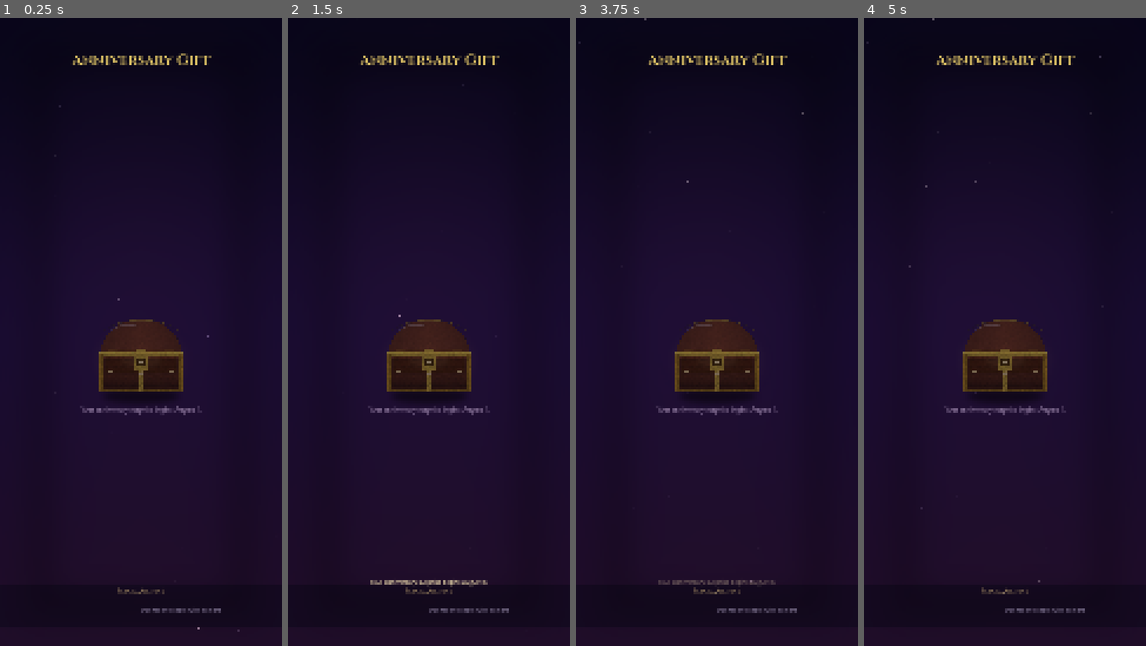
Above: before the commit, frames 1-4 (left to right).
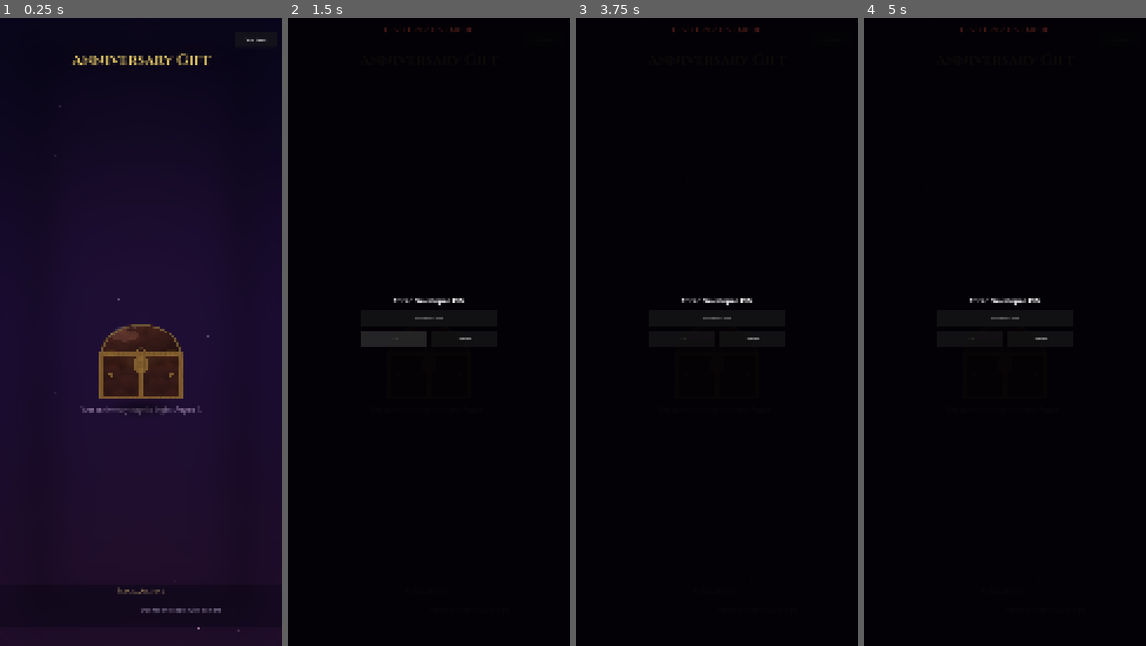
Above: after the commit, the same moments.

Repository: rgarn023/AnniversaryGift
Game: Godot game, scene res://scenes/Main.tscn
The game is run twice, just before and just after one commit, with the same random seed, the same clock (stepped at 60 frames per second) and the same inputs.
Inputs (mouse positions are in pixels of both pictures, inside the frame that each line leads up to):
- Up to frame 1 (0.25 s): no input
- Up to frame 2 (1.5 s): click (544, 43) at 0.5 s, where only the run after the commit has a clickable "Test Dates"; click (395, 338) at 1.25 s, where only the run after the commit has a clickable "OK"
- Up to frame 3 (3.75 s): click (683, 338) at 2 s, where only the run after the commit has a clickable "OK"; click (717, 357) at 2.75 s; click (717, 357) at 3.5 s
- Up to frame 4 (5 s): click (1120, 43) at 4.25 s, where only the run after the commit has a clickable "Test Dates"

The runs differ from the first frame. In frame 1, 1.3% of the frame differs, in the area x 35-95%, y 3-63%; in frame 2, 82%; in frame 3, 83%, in the area x 0-100%, y 0-100%; in frame 4, 83%.

Commit message:
Fix scroll text clipping, art quality, and date testing
- Clip and wrap message text inside the parchment with RichTextLabel
- Regenerate more realistic chest/scroll materials and lighting
- Add Test Dates button plus on-screen Prev/Next day simulator

Co-authored-by: rgarn023 <rgarn023@users.noreply.github.com>

Diff:
--- a/scripts/main.gd
+++ b/scripts/main.gd
@@ -25,6 +25,10 @@
 var _poll_timer: float = 0.0
 var _sparkle_trail: CPUParticles2D
 var _status_toast: Label
+var _date_bar: HBoxContainer
+var _date_label: Label
+var _test_btn: Button
+var _title_press_time: float = -1.0
 
 
 func _ready() -> void:
@@ -191,6 +195,59 @@
 	_status_toast.modulate.a = 0.0
 	add_child(_status_toast)
 
+	# Small always-available entry to date testing (PIN protected).
+	_test_btn = Button.new()
+	_test_btn.text = "Test Dates"
+	_test_btn.tooltip_text = "Open date simulator (PIN required)"
+	_test_btn.focus_mode = Control.FOCUS_NONE
+	_test_btn.custom_minimum_size = Vector2(160, 56)
+	_test_btn.set_anchors_preset(Control.PRESET_TOP_RIGHT)
+	_test_btn.position = Vector2(-180, 56)
+	_test_btn.size = Vector2(160, 56)
+	_test_btn.z_index = 26
+	_test_btn.pressed.connect(func() -> void: _developer.prompt_pin())
+	add_child(_test_btn)
+
+	# On-screen date simulator shown while developer mode is active.
+	_date_bar = HBoxContainer.new()
+	_date_bar.visible = false
+	_date_bar.z_index = 27
+	_date_bar.set_anchors_preset(Control.PRESET_CENTER_TOP)
+	_date_bar.position = Vector2(-420, 96)
+	_date_bar.size = Vector2(840, 72)
+	_date_bar.add_theme_constant_override("separation", 12)
+	_date_bar.alignment = BoxContainer.ALIGNMENT_CENTER
+	add_child(_date_bar)
+
+	var prev_btn := Button.new()
+	prev_btn.text = "◀ Prev Day"
+	prev_btn.custom_minimum_size = Vector2(180, 64)
+	prev_btn.focus_mode = Control.FOCUS_NONE
+	prev_btn.pressed.connect(_on_prev_day)
+	_date_bar.add_child(prev_btn)
+
+	_date_label = Label.new()
+	_date_label.horizontal_alignment = HORIZONTAL_ALIGNMENT_CENTER
+	_date_label.vertical_alignment = VERTICAL_ALIGNMENT_CENTER
+	_date_label.custom_minimum_size = Vector2(260, 64)
+	_date_label.add_theme_color_override("font_color", Color(1.0, 0.85, 0.45))
+	_date_label.add_theme_font_size_override("font_size", 26)
+	_date_bar.add_child(_date_label)
+
+	var next_btn := Button.new()
+	next_btn.text = "Next Day ▶"
+	next_btn.custom_minimum_size = Vector2(180, 64)
+	next_btn.focus_mode = Control.FOCUS_NONE
+	next_btn.pressed.connect(_on_next_day)
+	_date_bar.add_child(next_btn)
+
+	var more_btn := Button.new()
+	more_btn.text = "More…"
+	more_btn.custom_minimum_size = Vector2(120, 64)
+	more_btn.focus_mode = Control.FOCUS_NONE
+	more_btn.pressed.connect(func() -> void: _developer.open_panel())
+	_date_bar.add_child(more_btn)
+
 
 func _build_modals() -> void:
 	_scroll_viewer = ScrollViewer.new()
@@ -239,6 +296,12 @@
 	if _poll_timer >= DATE_POLL_SECONDS:
 		_poll_timer = 0.0
 		manager.refresh_unlocks()
+	# Long-press title (~1s) also opens test PIN dialog.
+	if _title_press_time >= 0.0:
+		var held: float = Time.get_ticks_msec() / 1000.0 - _title_press_time
+		if held >= 1.0:
+			_title_press_time = -1.0
+			_developer.prompt_pin()
 	# Gentle parallax drift
 	if _bg and _bg.material is ShaderMaterial and not manager.is_reduced_motion():
 		var sm := _bg.material as ShaderMaterial
@@ -262,6 +325,10 @@
 
 func _refresh_presentation() -> void:
 	_dev_banner.visible = manager.developer_mode
+	_date_bar.visible = manager.developer_mode
+	_test_btn.visible = not manager.developer_mode
+	if manager.developer_mode:
+		_date_label.text = manager.get_effective_date()
 	_chest.reduced_motion = manager.is_reduced_motion()
 	_archive.refresh()
 
@@ -368,10 +435,18 @@
 
 
 func _on_title_input(event: InputEvent) -> void:
-	if event is InputEventMouseButton and event.pressed and event.button_index == MOUSE_BUTTON_LEFT:
-		_register_title_tap()
-	elif event is InputEventScreenTouch and event.pressed:
-		_register_title_tap()
+	if event is InputEventMouseButton and event.button_index == MOUSE_BUTTON_LEFT:
+		if event.pressed:
+			_register_title_tap()
+			_title_press_time = Time.get_ticks_msec() / 1000.0
+		else:
+			_title_press_time = -1.0
+	elif event is InputEventScreenTouch:
+		if event.pressed:
+			_register_title_tap()
+			_title_press_time = Time.get_ticks_msec() / 1000.0
+		else:
+			_title_press_time = -1.0
 
 
 func _register_title_tap() -> void:
@@ -382,6 +457,28 @@
 	if _title_taps.size() >= TITLE_TAP_TARGET:
 		_title_taps.clear()
 		_developer.prompt_pin()
+
+
+func _on_prev_day() -> void:
+	if not manager.developer_mode:
+		return
+	var next: String = DateService.add_days(manager.get_effective_date(), -1)
+	if next < "2026-08-05":
+		next = "2026-08-05"
+	manager.developer_set_date(next)
+	_refresh_presentation()
+	_toast("Simulated date: %s" % manager.get_effective_date())
+
+
+func _on_next_day() -> void:
+	if not manager.developer_mode:
+		return
+	var next: String = DateService.add_days(manager.get_effective_date(), 1)
+	if next > "2026-08-14":
+		next = "2026-08-14"
+	manager.developer_set_date(next)
+	_refresh_presentation()
+	_toast("Simulated date: %s" % manager.get_effective_date())
 
 
 func _on_developer_closed() -> void:
--- a/scripts/scroll_viewer.gd
+++ b/scripts/scroll_viewer.gd
@@ -9,20 +9,21 @@
 const MIN_SCALE := 0.8
 const MAX_SCALE := 2.2
 const DESIGN_SIZE := Vector2(920, 1500)
+const TEXT_WIDTH := 680.0
 
 var manager: AnniversaryManager
 var current_date: String = ""
 var _zoom: GestureZoomController
 var _dim: ColorRect
 var _panel: Control
+var _content_clip: Control
 var _top_roller: TextureRect
 var _bottom_roller: TextureRect
 var _parchment: TextureRect
 var _heading: Label
 var _date_label: Label
-var _message: Label
+var _message: RichTextLabel
 var _scroll: ScrollContainer
-var _message_box: VBoxContainer
 var _hint: Label
 var _btn_close: Button
 var _btn_plus: Button
@@ -58,13 +59,13 @@
 
 	_panel = Control.new()
 	_panel.mouse_filter = Control.MOUSE_FILTER_STOP
-	_panel.clip_contents = false
+	_panel.clip_contents = true
 	add_child(_panel)
 
 	var shadow := ColorRect.new()
 	shadow.color = Color(0, 0, 0, 0.35)
-	shadow.position = Vector2(24, 36)
-	shadow.size = Vector2(880, 1420)
+	shadow.position = Vector2(28, 40)
+	shadow.size = Vector2(870, 1410)
 	shadow.mouse_filter = Control.MOUSE_FILTER_IGNORE
 	_panel.add_child(shadow)
 
@@ -73,17 +74,10 @@
 	_parchment.size = Vector2(840, 1360)
 	_parchment.expand_mode = TextureRect.EXPAND_IGNORE_SIZE
 	_parchment.stretch_mode = TextureRect.STRETCH_SCALE
+	_parchment.texture_filter = CanvasItem.TEXTURE_FILTER_LINEAR
 	_parchment.mouse_filter = Control.MOUSE_FILTER_IGNORE
 	if ResourceLoader.exists("res://assets/art/scroll/scroll_parchment.png"):
 		_parchment.texture = load("res://assets/art/scroll/scroll_parchment.png")
-	else:
-		# Fallback tint if texture missing.
-		var fallback := ColorRect.new()
-		fallback.color = Color(0.92, 0.84, 0.65, 1.0)
-		fallback.position = _parchment.position
-		fallback.size = _parchment.size
-		fallback.mouse_filter = Control.MOUSE_FILTER_IGNORE
-		_panel.add_child(fallback)
 	_panel.add_child(_parchment)
 
 	_top_roller = _make_roller(true)
@@ -91,60 +85,69 @@
 	_panel.add_child(_top_roller)
 	_panel.add_child(_bottom_roller)
 
+	# Clipped content region inside the parchment so text cannot spill out.
+	_content_clip = Control.new()
+	_content_clip.position = Vector2(100, 145)
+	_content_clip.size = Vector2(720, 1120)
+	_content_clip.clip_contents = true
+	_content_clip.mouse_filter = Control.MOUSE_FILTER_PASS
+	_panel.add_child(_content_clip)
+
 	_date_label = Label.new()
 	_date_label.horizontal_alignment = HORIZONTAL_ALIGNMENT_CENTER
-	_date_label.position = Vector2(80, 150)
-	_date_label.size = Vector2(760, 40)
+	_date_label.position = Vector2(20, 8)
+	_date_label.size = Vector2(680, 36)
 	_date_label.add_theme_color_override("font_color", Color(0.45, 0.2, 0.28))
 	_date_label.add_theme_font_size_override("font_size", 24)
-	_panel.add_child(_date_label)
+	_content_clip.add_child(_date_label)
 
 	_heading = Label.new()
 	_heading.horizontal_alignment = HORIZONTAL_ALIGNMENT_CENTER
 	_heading.autowrap_mode = TextServer.AUTOWRAP_WORD_SMART
-	_heading.position = Vector2(80, 200)
-	_heading.size = Vector2(760, 80)
+	_heading.position = Vector2(20, 48)
+	_heading.size = Vector2(680, 90)
+	_heading.clip_text = false
 	_heading.add_theme_color_override("font_color", Color(0.35, 0.16, 0.12))
-	_heading.add_theme_font_size_override("font_size", 40)
-	_panel.add_child(_heading)
-
-	# Subtle gold divider (no red ornament).
+	_heading.add_theme_font_size_override("font_size", 36)
+	_content_clip.add_child(_heading)
+
 	var divider := ColorRect.new()
 	divider.color = Color(0.72, 0.52, 0.18, 0.55)
-	divider.position = Vector2(260, 285)
+	divider.position = Vector2(160, 145)
 	divider.size = Vector2(400, 2)
 	divider.mouse_filter = Control.MOUSE_FILTER_IGNORE
-	_panel.add_child(divider)
+	_content_clip.add_child(divider)
 
 	_scroll = ScrollContainer.new()
-	_scroll.position = Vector2(90, 300)
-	_scroll.size = Vector2(740, 980)
+	_scroll.position = Vector2(20, 165)
+	_scroll.size = Vector2(680, 860)
 	_scroll.horizontal_scroll_mode = ScrollContainer.SCROLL_MODE_DISABLED
-	_panel.add_child(_scroll)
-
-	_message_box = VBoxContainer.new()
-	_message_box.size_flags_horizontal = Control.SIZE_EXPAND_FILL
-	_scroll.add_child(_message_box)
-
-	_message = Label.new()
+	_scroll.clip_contents = true
+	_content_clip.add_child(_scroll)
+
+	_message = RichTextLabel.new()
+	_message.bbcode_enabled = false
+	_message.fit_content = true
+	_message.scroll_active = false
 	_message.autowrap_mode = TextServer.AUTOWRAP_WORD_SMART
 	_message.size_flags_horizontal = Control.SIZE_EXPAND_FILL
-	_message.add_theme_color_override("font_color", Color(0.22, 0.12, 0.1))
-	_message.add_theme_font_size_override("font_size", _base_font_size)
-	_message_box.add_child(_message)
+	_message.custom_minimum_size = Vector2(TEXT_WIDTH, 0)
+	_message.add_theme_color_override("default_color", Color(0.22, 0.12, 0.1))
+	_message.add_theme_font_size_override("normal_font_size", _base_font_size)
+	_scroll.add_child(_message)
 
 	_hint = Label.new()
 	_hint.text = "Pinch or use + and – to resize"
 	_hint.horizontal_alignment = HORIZONTAL_ALIGNMENT_CENTER
-	_hint.position = Vector2(80, 1290)
-	_hint.size = Vector2(760, 36)
+	_hint.position = Vector2(20, 1040)
+	_hint.size = Vector2(680, 32)
 	_hint.add_theme_color_override("font_color", Color(0.4, 0.25, 0.18, 0.85))
 	_hint.add_theme_font_size_override("font_size", 20)
-	_panel.add_child(_hint)
+	_content_clip.add_child(_hint)
 
 	var toolbar := HBoxContainer.new()
-	toolbar.position = Vector2(80, 1340)
-	toolbar.size = Vector2(760, 72)
+	toolbar.position = Vector2(100, 1345)
+	toolbar.size = Vector2(720, 72)
 	toolbar.add_theme_constant_override("separation", 16)
 	_panel.add_child(toolbar)
 
@@ -170,6 +173,7 @@
 		tr.texture = load(path)
 	tr.expand_mode = TextureRect.EXPAND_IGNORE_SIZE
 	tr.stretch_mode = TextureRect.STRETCH_SCALE
+	tr.texture_filter = CanvasItem.TEXTURE_FILTER_LINEAR
 	tr.position = Vector2(20, 40 if top else 1400)
 	tr.size = Vector2(880, 70)
 	tr.mouse_filter = Control.MOUSE_FILTER_IGNORE
@@ -188,11 +192,10 @@
 
 func _apply_fonts() -> void:
 	if ResourceLoader.exists("res://assets/fonts/Cinzel-Bold.ttf"):
-		var title_font: FontFile = load("res://assets/fonts/Cinzel-Bold.ttf")
-		_heading.add_theme_font_override("font", title_font)
+		_heading.add_theme_font_override("font", load("res://assets/fonts/Cinzel-Bold.ttf"))
 	if ResourceLoader.exists("res://assets/fonts/CormorantGaramond-Regular.ttf"):
 		var body: FontFile = load("res://assets/fonts/CormorantGaramond-Regular.ttf")
-		_message.add_theme_font_override("font", body)
+		_message.add_theme_font_override("normal_font", body)
 		_date_label.add_theme_font_override("font", body)
 		_hint.add_theme_font_override("font", body)
 
@@ -207,9 +210,14 @@
 	_panel.scale = Vector2(_fit_scale, _fit_scale)
 	_panel.rotation = 0.0
 	_panel.modulate = Color.WHITE
-	# Top-left positioning so the scaled panel is truly centered in the viewport.
 	_panel.position = (vp - DESIGN_SIZE * _fit_scale) * 0.5
 	_panel.pivot_offset = Vector2.ZERO
+	_constrain_message_width()
+
+
+func _constrain_message_width() -> void:
+	_message.custom_minimum_size = Vector2(TEXT_WIDTH, 0)
+	_message.size = Vector2(TEXT_WIDTH, _message.size.y)
 
 
 func _on_viewport_resized() -> void:
@@ -250,10 +258,10 @@
 		_bottom_roller.position.y = 1400
 		_parchment.size.y = 1360
 		_message.text = full_text
+		_constrain_message_width()
 		_animating = false
 		return
 
-	# Start slightly smaller and faded, then settle into centered layout.
 	var target_pos: Vector2 = _panel.position
 	var target_scale: Vector2 = _panel.scale
 	_panel.scale = target_scale * Vector2(0.42, 0.28)
@@ -290,28 +298,20 @@
 func _reveal_text(full_text: String) -> void:
 	if manager != null and manager.is_reduced_motion():
 		_message.text = full_text
+		_constrain_message_width()
 		return
 	var chunks: PackedStringArray = _chunk_text(full_text)
 	_message.text = ""
 	for chunk in chunks:
 		if _skip_text or not _visible_modal:
 			_message.text = full_text
+			_constrain_message_width()
 			return
 		_message.text += chunk
-		await get_tree().create_timer(0.04).timeout
+		_constrain_message_width()
+		await get_tree().create_timer(0.035).timeout
 	_message.text = full_text
-	var spark := ColorRect.new()
-	spark.color = Color(1, 0.9, 0.5, 0.0)
-	spark.size = Vector2(36, 900)
-	spark.position = Vector2(90, 300)
-	spark.mouse_filter = Control.MOUSE_FILTER_IGNORE
-	_panel.add_child(spark)
-	var tw := create_tween()
-	tw.tween_property(spark, "color:a", 0.28, 0.1)
-	tw.tween_property(spark, "position:x", 820.0, 0.5)
-	tw.tween_property(spark, "color:a", 0.0, 0.18)
-	await tw.finished
-	spark.queue_free()
+	_constrain_message_width()
 
 
 func _chunk_text(text: String) -> PackedStringArray:
@@ -330,7 +330,8 @@
 
 func _on_zoom_changed(scale: float) -> void:
 	var size_px: int = int(round(float(_base_font_size) * scale))
-	_message.add_theme_font_size_override("font_size", size_px)
+	_message.add_theme_font_size_override("normal_font_size", size_px)
+	_constrain_message_width()
 	if manager:
 		manager.set_text_scale(scale)
 
@@ -376,7 +377,6 @@
 func _input(event: InputEvent) -> void:
 	if not visible:
 		return
-	# Use _input (not unhandled) so pinch works above ScrollContainer controls.
 	if _zoom.handle_input(event):
 		get_viewport().set_input_as_handled()
 		return
Binary file changed: assets/art/chest/chest_base.png
Binary file changed: assets/art/chest/chest_glow.png
Binary file changed: assets/art/chest/chest_highlight.png
Binary file changed: assets/art/chest/chest_hinges.png
Binary file changed: assets/art/chest/chest_interior.png
Binary file changed: assets/art/chest/chest_lid.png
Binary file changed: assets/art/chest/chest_lock.png
Binary file changed: assets/art/chest/chest_shadow.png
Binary file changed: assets/art/chest/chest_trim.png
Binary file changed: assets/art/scroll/scroll_bottom_roller.png
Binary file changed: assets/art/scroll/scroll_mini.png
Binary file changed: assets/art/scroll/scroll_mini_unread.png
(and 5 more such lines)
